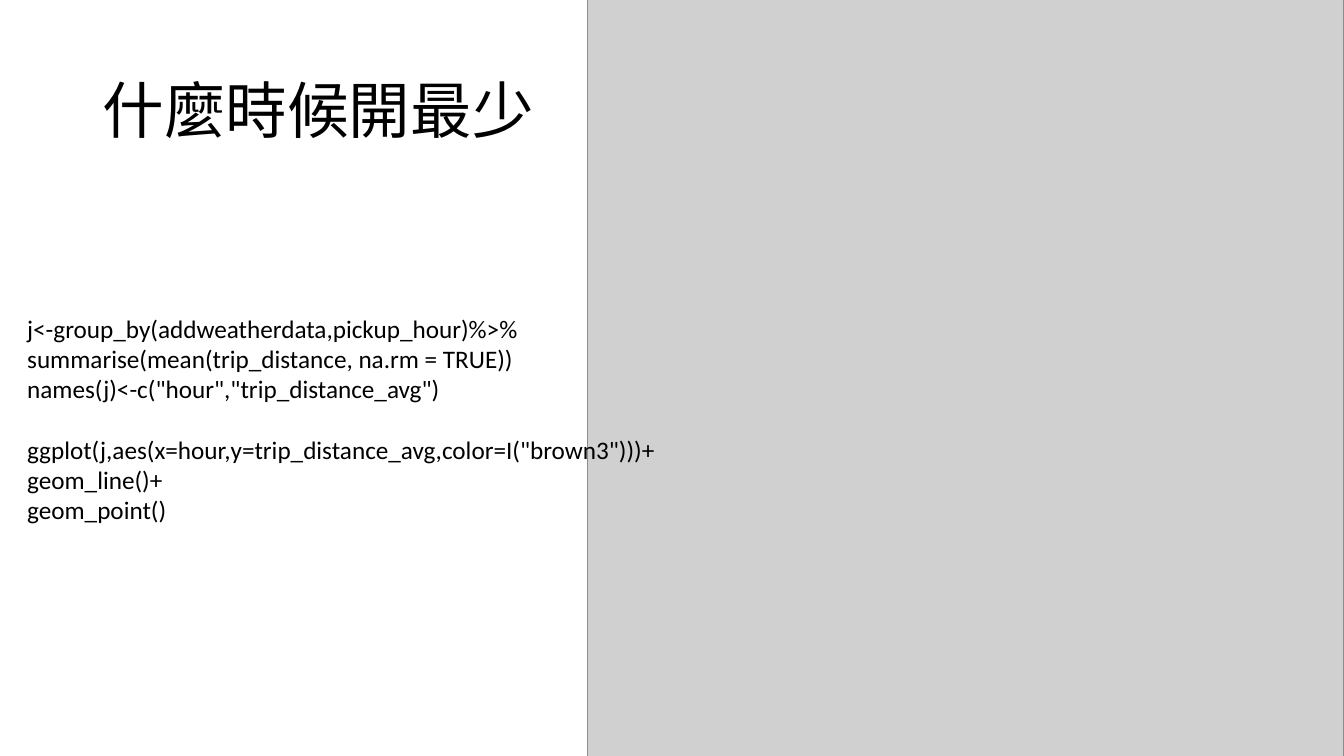
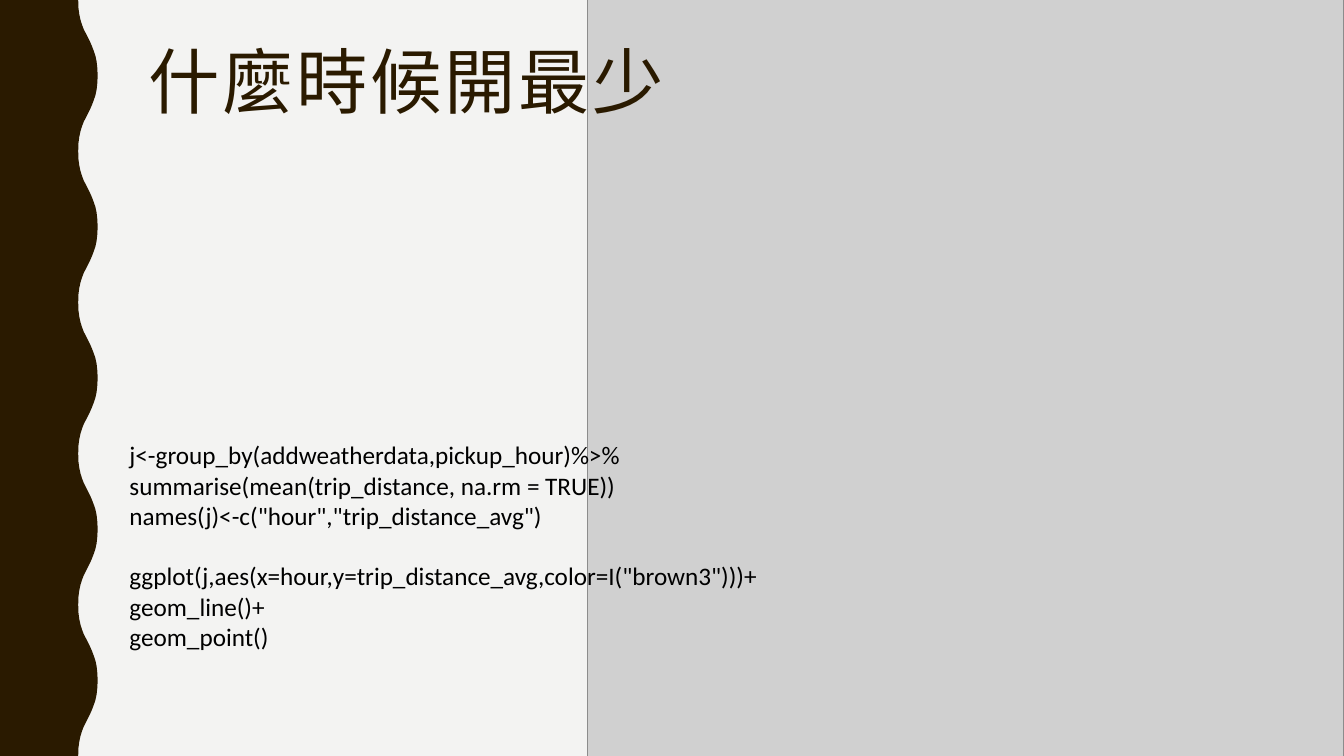
Before and after one commit to what211228/R-Final-Project, a slide deck: slide 14 of R.pptx. Drawn at 1344x756 pixels with LibreOffice and Linux fonts; fonts in the diff are those of the drawing; grey boxes stand for pictures. Boxes give left, top, right and bottom in pixels: in the first picture for what was removed or moved away, otherwise in the second. Text is boxed around its words. In the diff, an @@ line names an element or a change of style, - is before the commit and + after.

```diff
--- a/R.pptx
+++ b/R.pptx
@@ background #FFFFFF to #F3F3F2 @@
@@ freeform shape added at (0,0,98,756), fill #2A1A00 @@
@@ title "什麼時候開最少": place and size @@
-title "什麼時候開最少" at (102,81,533,138)
+title "什麼時候開最少" at (148,36,664,126)
@@ title "什麼時候開最少" at (148,36,664,126): size 44 to 51 pt, font Calibri to Arial Narrow, text colour #000000 to #2A1A00, letter spacing 0 to 2 pt; vertical alignment middle to top @@
@@ text "j<-group_by(addweatherdata,pickup_hour)%>%": place and size @@
-text "j<-group_by(addweatherdata,pickup_hour)%>%" at (27,319,654,524)
+text "j<-group_by(addweatherdata,pickup_hour)%>%" at (129,444,756,651)
```
Also in this commit, not shown: 14 other slides changed, 1 other file.
